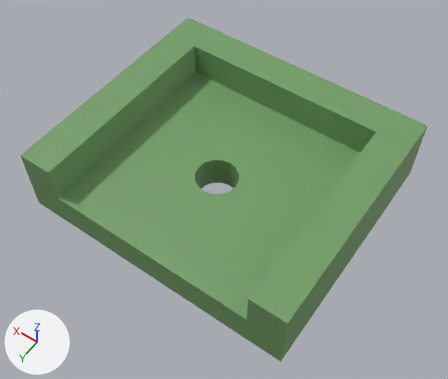
The FBX model Assets/FBX/Dead End with Hole.fbx as it was, and as the next commit left it.
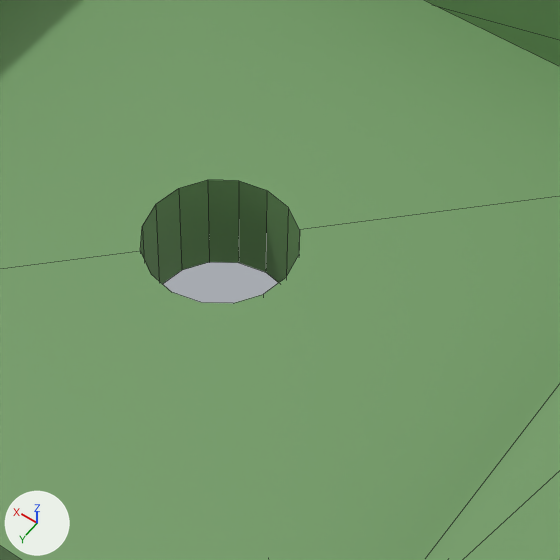
Each version appears first whole from a 50 mm lens placed at (-6.29, 8.48, 13.44), pointed at (-0.22, -0.01, 0.09), and next in a close-up on the part from 35% to 69% of the width and 29% to 70% of the height. Arrows for +X, +Y and +Z are at lower left; the lights stay in place. The close-ups show mesh edges as thin lines. Where no turn or scale is listed for an object, it has been applied to the vertices.

Names of what the first close-up shows: 'Border_2', 'Border_3', 'Path'.
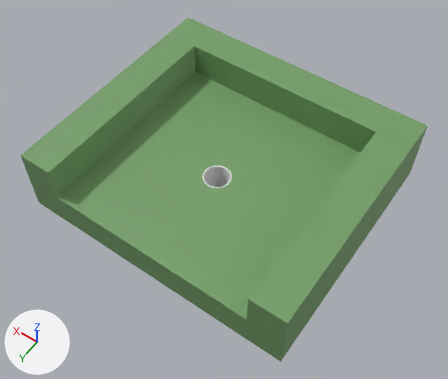
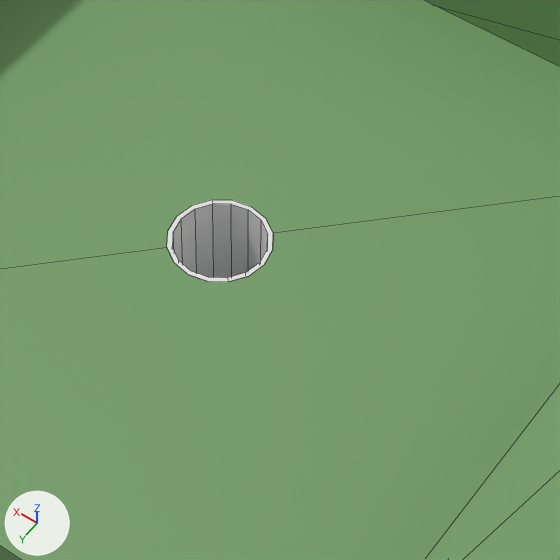
The change in detail:
me_scene_001 has 40 vertices, 28 faces and spans x -3.0..3.0, y -3.0..3.0, z -0.5..0.5.
me_scene_001 is used by ob_path; location (0.0, 0.0, 0.0).
me_scene_001 part 1: all 32 vertices in x -0.6..0.6, y -0.6..0.6, z -0.5..0.5 are scaled about their middle by (0.667, 0.667, 1).
Mesh me_cylinder_001 is new.
It has 64 vertices, 36 faces and spans x -0.4..0.4, y -0.4..0.4, z -0.5..0.5.
Object 'Hole' (ob_hole) is new; it shows me_cylinder_001.
Its location is (0.0, 0.0, 0.0).

Pixel boxes (x1, y1, x2, y2) of what changed, in the close-ups (560 x 560 px; the box of a moved part takes in the faces that stretch with it):
'Hole', added
    after: (167, 200, 273, 282)
part 1 of me_scene_001, moved or reshaped
    both: (137, 176, 304, 560)
